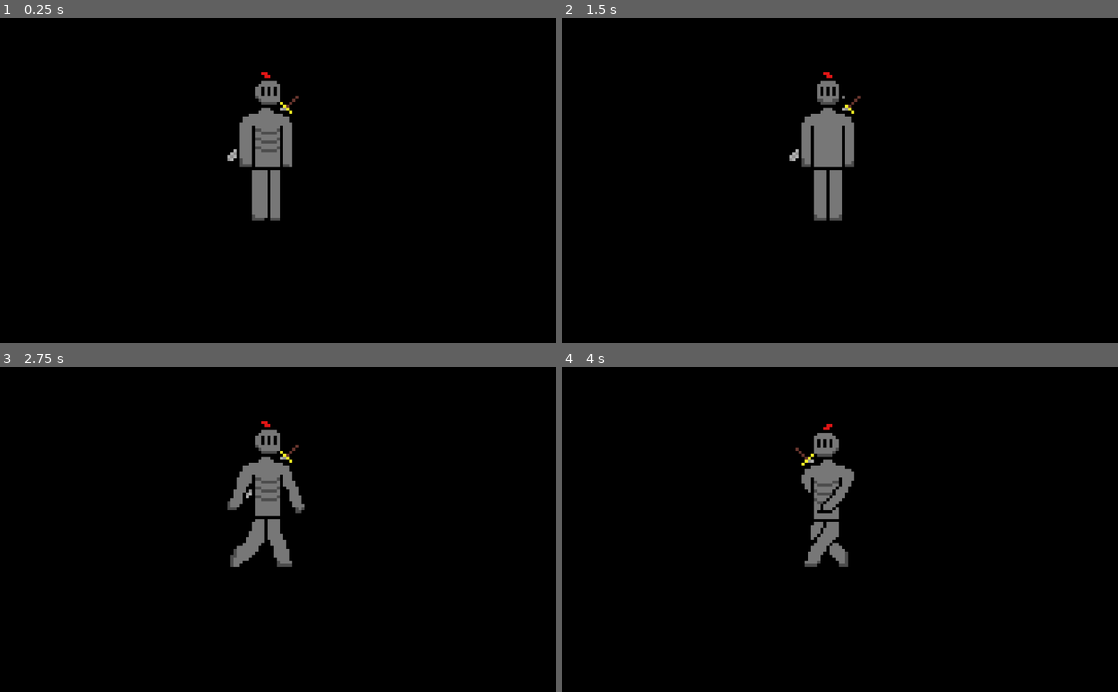
Above: before the commit, frames 1-4 (two rows, left to right).
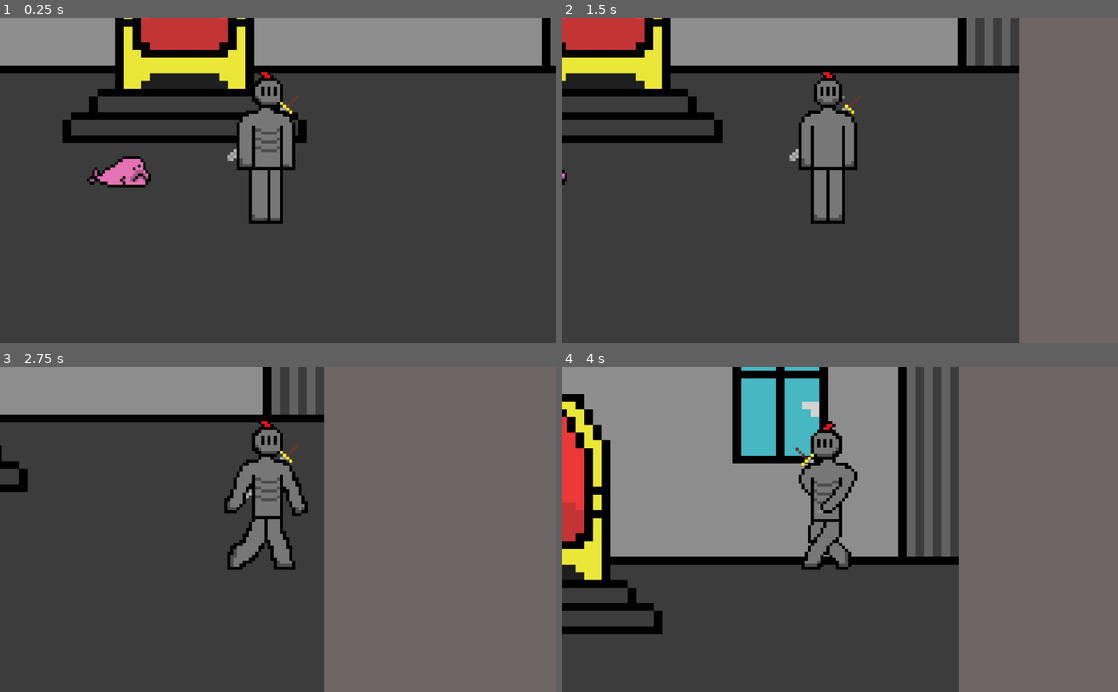
Above: after the commit, the same moments.

Repository: fruitman11500/2d-cthulu-game
Game: Godot game, scene res://main.tscn
The game is run twice, just before and just after one commit, with the same random seed, the same clock (stepped at 60 frames per second) and the same inputs.
Inputs:
- Up to frame 1 (0.25 s): no input
- Up to frame 2 (1.5 s): hold D (right) 0.53-1.28 s; hold S (down) from 1.28 s (still down)
- Up to frame 3 (2.75 s): release S (down) at 2.03 s; hold D (right) from 2.03 s (still down)
- Up to frame 4 (4 s): release D (right) at 2.78 s; hold W (up) 2.78-3.53 s; hold A (left) from 3.53 s (still down)

The runs differ from the first frame. In frame 1, 91% of the frame differs, in the area x 0-100%, y 0-100%; in frame 2, 92%; in frame 3, 95%; in frame 4, 90%.

Commit message:
added blobbie

Diff:
--- /dev/null
+++ b/Nate/2d cthulu game (real)/KinematicBody2D.gd
@@ -0,0 +1,7 @@
+extends KinematicBody2D
+
+
+onready var animation = $AnimatedSprite
+
+func _ready():
+	animation.animation = 'default'
--- a/Nate/2d cthulu game (real)/main.tscn
+++ b/Nate/2d cthulu game (real)/main.tscn
@@ -1,7 +1,10 @@
-[gd_scene load_steps=17 format=2]
+[gd_scene load_steps=42 format=2]
 
 [ext_resource path="res://Player.gd" type="Script" id=1]
+[ext_resource path="res://KinematicBody2D.gd" type="Script" id=2]
 [ext_resource path="res://the hero (1).png" type="Texture" id=3]
+[ext_resource path="res://Blobfish.png" type="Texture" id=4]
+[ext_resource path="res://throne room (2).png" type="Texture" id=5]
 
 [sub_resource type="RectangleShape2D" id=1]
 extents = Vector2( 74, 142 )
@@ -96,6 +99,100 @@
 "name": "up",
 "speed": 5.0
 } ]
+
+[sub_resource type="RectangleShape2D" id=16]
+extents = Vector2( 59.25, 48.5 )
+
+[sub_resource type="AtlasTexture" id=17]
+atlas = ExtResource( 4 )
+region = Rect2( 0, 0, 32, 32 )
+
+[sub_resource type="AtlasTexture" id=18]
+atlas = ExtResource( 4 )
+region = Rect2( 32, 0, 32, 32 )
+
+[sub_resource type="AtlasTexture" id=19]
+atlas = ExtResource( 4 )
+region = Rect2( 0, 0, 32, 32 )
+
+[sub_resource type="AtlasTexture" id=20]
+atlas = ExtResource( 4 )
+region = Rect2( 32, 0, 32, 32 )
+
+[sub_resource type="AtlasTexture" id=21]
+atlas = ExtResource( 4 )
+region = Rect2( 64, 0, 32, 32 )
+
+[sub_resource type="AtlasTexture" id=22]
+atlas = ExtResource( 4 )
+region = Rect2( 96, 0, 32, 32 )
+
+[sub_resource type="AtlasTexture" id=23]
+atlas = ExtResource( 4 )
+region = Rect2( 0, 32, 32, 32 )
+
+[sub_resource type="AtlasTexture" id=24]
+atlas = ExtResource( 4 )
+region = Rect2( 32, 32, 32, 32 )
+
+[sub_resource type="AtlasTexture" id=25]
+atlas = ExtResource( 4 )
+region = Rect2( 64, 32, 32, 32 )
+
+[sub_resource type="AtlasTexture" id=26]
+atlas = ExtResource( 4 )
+region = Rect2( 96, 32, 32, 32 )
+
+[sub_resource type="AtlasTexture" id=27]
+atlas = ExtResource( 4 )
+region = Rect2( 0, 64, 32, 32 )
+
+[sub_resource type="AtlasTexture" id=28]
+atlas = ExtResource( 4 )
+region = Rect2( 32, 64, 32, 32 )
+
+[sub_resource type="AtlasTexture" id=29]
+atlas = ExtResource( 4 )
+region = Rect2( 64, 64, 32, 32 )
+
+[sub_resource type="AtlasTexture" id=30]
+atlas = ExtResource( 4 )
+region = Rect2( 96, 64, 32, 32 )
+
+[sub_resource type="AtlasTexture" id=31]
+atlas = ExtResource( 4 )
+region = Rect2( 0, 96, 32, 32 )
+
+[sub_resource type="AtlasTexture" id=32]
+atlas = ExtResource( 4 )
+region = Rect2( 32, 96, 32, 32 )
+
+[sub_resource type="AtlasTexture" id=33]
+atlas = ExtResource( 4 )
+region = Rect2( 64, 96, 32, 32 )
+
+[sub_resource type="AtlasTexture" id=34]
+atlas = ExtResource( 4 )
+region = Rect2( 96, 96, 32, 32 )
+
+[sub_resource type="SpriteFrames" id=35]
+animations = [ {
+"frames": [ SubResource( 17 ), SubResource( 18 ) ],
+"loop": true,
+"name": "default",
+"speed": 3.0
+}, {
+"frames": [ SubResource( 19 ), SubResource( 20 ), SubResource( 21 ), SubResource( 22 ), SubResource( 23 ), SubResource( 24 ), SubResource( 25 ), SubResource( 26 ), SubResource( 27 ), SubResource( 28 ), SubResource( 29 ), SubResource( 30 ), SubResource( 31 ), SubResource( 32 ), SubResource( 33 ), SubResource( 34 ) ],
+"loop": true,
+"name": "jump_attack",
+"speed": 10.0
+} ]
+
+[sub_resource type="RectangleShape2D" id=36]
+extents = Vector2( 869.5, 10 )
+
+[sub_resource type="RectangleShape2D" id=37]
+extents = Vector2( 67.5, 345 )
 
 [node name="Node2D" type="Node2D"]
 
@@ -115,3 +212,39 @@
 frames = SubResource( 14 )
 animation = "up"
 playing = true
+
+[node name="KinematicBody2D" type="KinematicBody2D" parent="."]
+script = ExtResource( 2 )
+
+[node name="CollisionShape2D" type="CollisionShape2D" parent="KinematicBody2D"]
+position = Vector2( -289.25, -85.5 )
+shape = SubResource( 16 )
+
+[node name="AnimatedSprite" type="AnimatedSprite" parent="KinematicBody2D"]
+position = Vector2( -286, -119 )
+scale = Vector2( 4.6875, 5.25 )
+frames = SubResource( 35 )
+playing = true
+
+[node name="level_tutorial" type="Node2D" parent="."]
+
+[node name="KinematicBody2D" type="KinematicBody2D" parent="level_tutorial"]
+
+[node name="CollisionShape2D" type="CollisionShape2D" parent="level_tutorial/KinematicBody2D"]
+position = Vector2( -177.5, 37 )
+shape = SubResource( 36 )
+
+[node name="CollisionShape2D2" type="CollisionShape2D" parent="level_tutorial/KinematicBody2D"]
+position = Vector2( -724.5, 335 )
+shape = SubResource( 37 )
+
+[node name="CollisionShape2D3" type="CollisionShape2D" parent="level_tutorial/KinematicBody2D"]
+
+[node name="CollisionShape2D4" type="CollisionShape2D" parent="level_tutorial/KinematicBody2D"]
+
+[node name="throne_room" type="Sprite" parent="level_tutorial/KinematicBody2D"]
+show_behind_parent = true
+position = Vector2( -172, 286 )
+scale = Vector2( 16.0417, 14.32 )
+z_index = -1
+texture = ExtResource( 5 )
--- a/Nate/2d cthulu game (real)/project.godot
+++ b/Nate/2d cthulu game (real)/project.godot
@@ -47,5 +47,5 @@
 
 [rendering]
 
-environment/default_clear_color=Color( 0, 0, 0, 1 )
+environment/default_clear_color=Color( 0.439216, 0.4, 0.4, 1 )
 environment/default_environment="res://default_env.tres"
Binary file added: Nate/2d cthulu game (real)/Blobfish.png
Not shown, added: Nate/2d cthulu game (real)/Blobfish.png.import
Binary file added: Nate/2d cthulu game (real)/throne room (2).png
Not shown, added: Nate/2d cthulu game (real)/throne room (2).png.import
Not shown, added: assets_pics/throne room (2).png
Not shown, removed: assets_pics/throne-room.piskel
